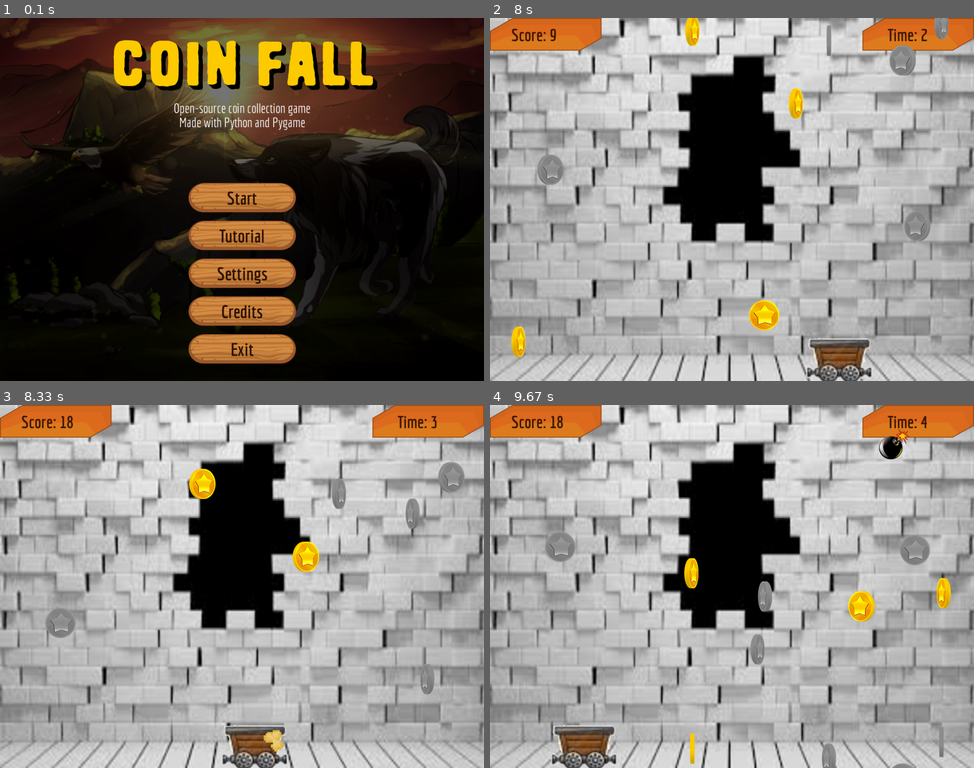
Above: before the commit, frames 1-4 (two rows, left to right).
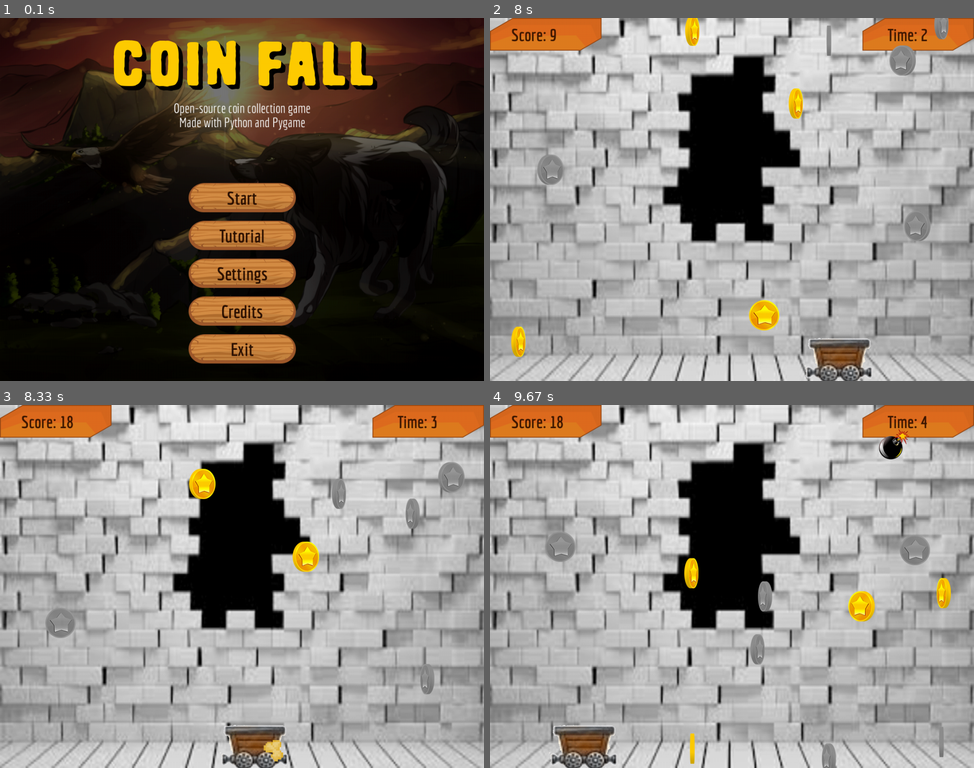
Above: after the commit, the same moments.

Repository: vineetjc/pygame-Coin-Fall-
Game: pygame game, started from main.py
The game is run twice, just before and just after one commit, with the same random seed, the same clock (stepped at 60 frames per second) and the same inputs.
Inputs (mouse positions are in pixels of both pictures, inside the frame that each line leads up to):
- Up to frame 1 (0.1 s): no input
- Up to frame 2 (8 s): click "Start" at 0.38 s; click "Easy" at 0.72 s; hold Right 1-1.47 s; hold Right 1.83-2.3 s; hold Left 2.33-2.87 s; press the mouse at (732, 348) at 4.77 s; move the mouse to (751, 253) at 4.87 s; move the mouse to (770, 163) at 4.97 s; release the mouse at (770, 163) at 5 s; click "Medium" at 5.12 s; tap A at 5.4 s; hold Left 6.13-6.6 s; hold Right 6.63-7.1 s; hold Right 7.47-7.93 s; hold Left from 7.97 s (still down)
- Up to frame 3 (8.33 s): keep holding Left
- Up to frame 4 (9.67 s): release Left at 8.5 s; hold Left 8.87-9.27 s

Frames 1-2 are identical in both runs. In frame 3, 0.2% of the frame differs, in the area x 54-59%, y 89-99%; in frame 4, less than 0.1%.

Commit message:
Add: death zone, Remoed: old difficulty settings

Diff:
--- a/src/game_screens/game_mode_screen.py
+++ b/src/game_screens/game_mode_screen.py
@@ -1,5 +1,5 @@
 from src.game_screens.screen import Screen
-from src.misc.game_enums import Game_mode, Difficulty
+from src.misc.game_enums import Game_mode
 from pygame.locals import QUIT, KEYUP, MOUSEBUTTONUP
 from src.ui.text import Text
 from src.ui.button import Button
@@ -57,17 +57,14 @@
 
         if mouseup_event is not None:
             if self.buttons['Easy'].check_click(mouseup_event.pos):
-                self.game_manager.difficulty = Difficulty.EASY
                 self.game_manager.params = self.params_list['classic_easy']
                 return Game_mode.GAME
 
             if self.buttons['Medium'].check_click(mouseup_event.pos):
-                self.game_manager.difficulty = Difficulty.MEDIUM
                 self.game_manager.params = self.params_list['classic_medium']
                 return Game_mode.GAME
 
             if self.buttons['Hard'].check_click(mouseup_event.pos):
-                self.game_manager.difficulty = Difficulty.HARD
                 self.game_manager.params = self.params_list['classic_hard']
                 return Game_mode.GAME
 
--- a/src/game_screens/game_screen.py
+++ b/src/game_screens/game_screen.py
@@ -7,10 +7,7 @@
 from src.ui.image import Image
 from src.ui.text import Text
 
-from src.objects.cart import Cart
-from src.objects.coin import Coin
-from src.objects.bluecoin import BlueCoin
-from src.objects.bomb import Bomb
+from src.objects import *
 
 
 # game_manager=Game_manager()
@@ -45,6 +42,7 @@
         self.wait_death_timer = 0
         self.wait_death_time = 100
         self.random_pos_x = self.size[0] / 2
+        self.death_zone = Death_Zone(self.size)
 
     def reset_before_restart(self):
         self.need_reset = False
@@ -94,10 +92,16 @@
         if c is not None:
             self.coinlist.append(c)
 
+        # checking if any coin has reached the bottom, then destroying them
+        for c in self.coinlist:
+            if self.death_zone.check_collision(c):
+                self.coinlist.remove(c)
+                del c
+
         for c in self.coinlist:
             c.draw()
             c.fall()
-            self.cart.collect_item(c)
+            self.cart.collect_item(c, self.params)
 
         self.cart.draw()
 
@@ -109,7 +113,7 @@
 
         # returns real value of timer to int value
         int_timer = math.trunc(self.timer)
-        self.texts['Score'].change_text('Score: ' + str(self.cart.points))
+        self.texts['Score'].change_text('Score: ' + str(int(self.cart.points)))
         self.texts['Time'].change_text('Time: ' + str(int_timer))
 
         self.pygame.display.flip()
--- a/src/managers/game_manager.py
+++ b/src/managers/game_manager.py
@@ -2,15 +2,12 @@
 # game manager
 # will have global game variables like score and settings
 ##########################################################
-
-from src.misc.game_enums import Difficulty
 
 
 class Game_manager(object):
     def __init__(self, animation_manager):
         self.score = 0
         self.time = 0
-        self.difficulty = Difficulty.MEDIUM
         self.params = None
         self.animation_manager = animation_manager
 
--- a/src/managers/gameplay_parameters.py
+++ b/src/managers/gameplay_parameters.py
@@ -11,6 +11,7 @@
 
         # Classic mode parameters
         #
+        # score_multiplier: -
         # spawn_chance: chance of spawing anything every frame
         # silver_chance: if we have to spawn, chances of silver coin spawning
         # gold_chance: see above
@@ -18,6 +19,7 @@
         # Note: all chances in fraction. 0.10 = 10% chance of spawning
 
         self.params_list['classic_easy'] = {
+            'score_multiplier': 1.0,
             'spawn_chance':     0.030,
             'silver_chance':    0.60,
             'gold_chance':      0.30,
@@ -25,6 +27,7 @@
         }
 
         self.params_list['classic_medium'] = {
+            'score_multiplier': 3.0,
             'spawn_chance':     0.075,
             'silver_chance':    0.55,
             'gold_chance':      0.25,
@@ -32,6 +35,7 @@
         }
 
         self.params_list['classic_hard'] = {
+            'score_multiplier': 5.0,
             'spawn_chance':     0.120,
             'silver_chance':    0.45,
             'gold_chance':      0.15,
--- a/src/misc/game_enums.py
+++ b/src/misc/game_enums.py
@@ -19,10 +19,3 @@
     BLUE_COIN = 2
     BOMB = 3
     CART = 4
-
-
-class Difficulty(Enum):
-    ''' Enum to provide difficulty level. '''
-    EASY = {"DENSITY": 25, "SCORE_MULTIPLIER": 1}
-    MEDIUM = {"DENSITY": 15, "SCORE_MULTIPLIER": 3}
-    HARD = {"DENSITY": 5, "SCORE_MULTIPLIER": 5}
--- a/src/objects/__init__.py
+++ b/src/objects/__init__.py
@@ -0,0 +1,5 @@
+from .cart import Cart
+from .coin import Coin
+from .bluecoin import BlueCoin
+from .bomb import Bomb
+from .death_zone import Death_Zone
--- a/src/objects/cart.py
+++ b/src/objects/cart.py
@@ -32,20 +32,23 @@
         self.surface.blit(self.image, (self.x, self.y))
 
     def collision_rect(self):
-        return pygame.Rect(self.x, self.y, 160, 50)
+        temp_rect = pygame.Rect(0, 0, 100, 50)
+        cart_image_rect = pygame.Rect(self.x, self.y, 160, 134)
+        temp_rect.midtop = cart_image_rect.midtop
+        return temp_rect
 
-    def collect_item(self, coin):
+    def collect_item(self, coin, params):
         if self.collision_rect().colliderect(coin.collision_rect()):
             if coin.collected:
                 return
 
             if coin.type == Entity.BLUE_COIN:
-                self.points += 3 * self.game_manager.difficulty.value["SCORE_MULTIPLIER"]
+                self.points += 3 * params['score_multiplier']
                 self.animation_manager.create_new_effect(
                     self.res.blast_anim3, self.res.blast_anim3_size, 4, False, coin.collision_rect().midbottom)
 
             elif coin.type == Entity.COIN:
-                self.points += 1 * self.game_manager.difficulty.value["SCORE_MULTIPLIER"]
+                self.points += 1 * params['score_multiplier']
                 self.animation_manager.create_new_effect(
                     self.res.blast_anim2, self.res.blast_anim2_size, 4, False, coin.collision_rect().midbottom)
 
--- /dev/null
+++ b/src/objects/death_zone.py
@@ -0,0 +1,16 @@
+##############################################
+# Death zone at the bottom of the screeen
+# Any coins reaching here will be destroyed
+##############################################
+from pygame import Rect
+
+
+class Death_Zone:
+
+    def __init__(self, size):
+        temp_rect = Rect((0, 0), size)
+        temp_rect.topleft = (0, size[1] + 50)
+        self.collision_rect = temp_rect
+
+    def check_collision(self, coin):
+        return self.collision_rect.colliderect(coin.collision_rect())
